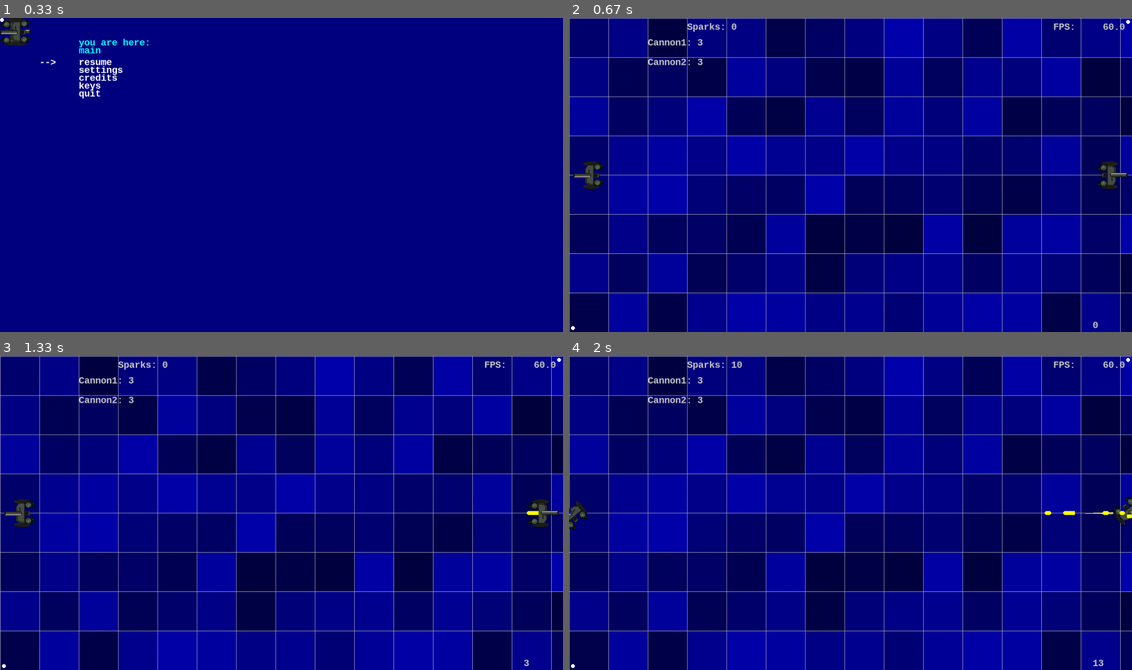
Above: before the commit, frames 1-4 (two rows, left to right).
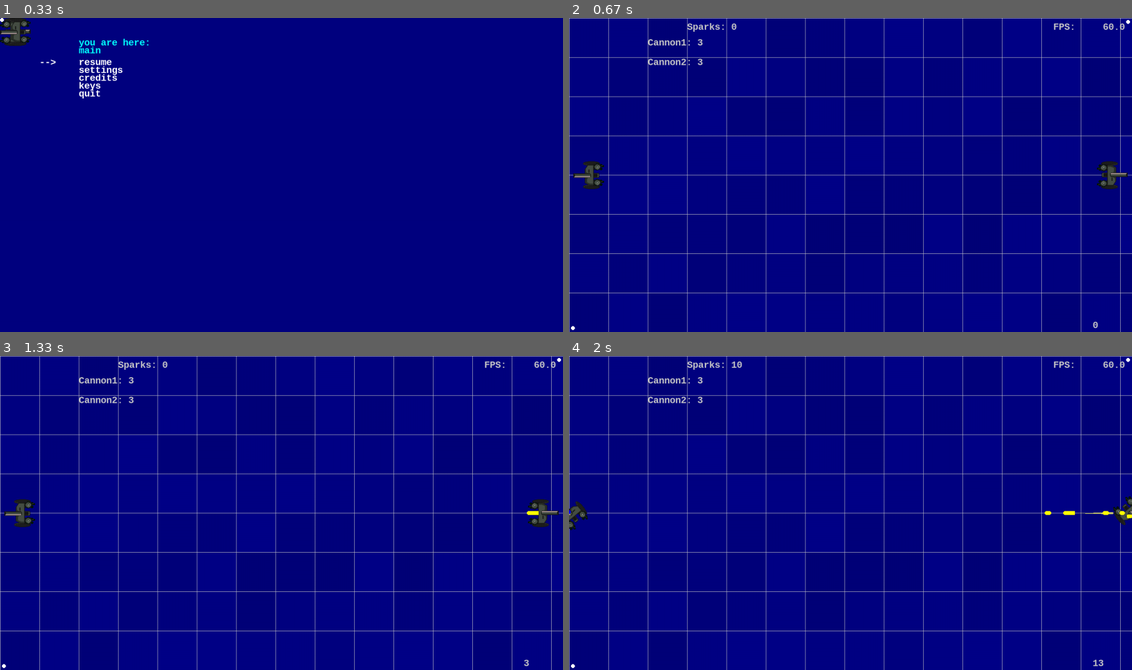
Above: after the commit, the same moments.

Repository: horstjens/spielend-programmieren
Game: pygame game, started from python3/2019/week35/game.py
The game is run twice, just before and just after one commit, with the same random seed, the same clock (stepped at 60 frames per second) and the same inputs.
Inputs (mouse positions are in pixels of both pictures, inside the frame that each line leads up to):
- Up to frame 1 (0.33 s): no input
- Up to frame 2 (0.67 s): tap Enter at 0.33 s
- Up to frame 3 (1.33 s): tap Right Ctrl at 0.67 s; tap Right Shift at 1 s
- Up to frame 4 (2 s): hold Up 1.33-1.8 s; hold W 1.33-1.8 s; move the mouse to (906, 582) at 1.37 s; tap Right Ctrl at 1.4, 1.7, 1.9 s; hold Right from 1.83 s (still down); hold D from 1.83 s (still down); move the mouse to (675, 588) at 1.87 s; tap Ctrl at 1.98 s

Frame 1 is identical in both runs. In frame 2, 47% of the frame differs, in the area x 0-100%, y 0-100%; in frame 3, 47%; in frame 4, 47%.

Commit message:
Update game.py

Diff:
--- a/python3/2019/week35/game.py
+++ b/python3/2019/week35/game.py
@@ -1047,7 +1047,7 @@
         for y in range(0, Viewer.height, 100):
             line = []
             for x in range(0, Viewer.width, 100):
-                line.append([random.randint(64,172),0])
+                line.append([random.randint(120,136),0])
             self.cells.append(line)
 
     def paint_cells(self):
@@ -1269,21 +1269,23 @@
                     for p in self.playergroup:
                         distance = p.pos - cellvector
                         if distance.length() < 50:
-                            print("blubb", x, y, radius)
+                            print("blubb", x, y, radius, color)
                             radius += 1
                             if radius > 70:
                                 radius = 1
                                 if p.number == 0:
-                                    delta = -1
+                                    delta = -2
                                 elif p.number == 1:
-                                    delta = 1
+                                    delta = 2
                                 color += delta
                                 color = min(255, color)
                                 color = max(0, color)
+                                if color == 0 or color == 255:
+                                    radius = 0
                                 self.cells[y][x][0] = color
                             self.cells[y][x][1] = radius
                             pygame.draw.circle(self.screen, (random.randint(128,255), random.randint(128,255), random.randint(128,255)),
-                                (x*100+50, y*100+50), radius, 1)
+                                (x*100+50, y*100+50), radius+1, 1)
 
                             break
                     else:
